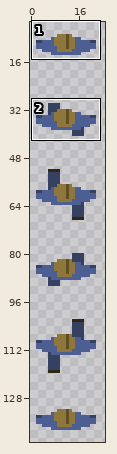
Two states of a sprite sheet, img/char.png. The first picture is a wide view before the edit; the outline marks the close-up.
Close-up. First the earlier version:
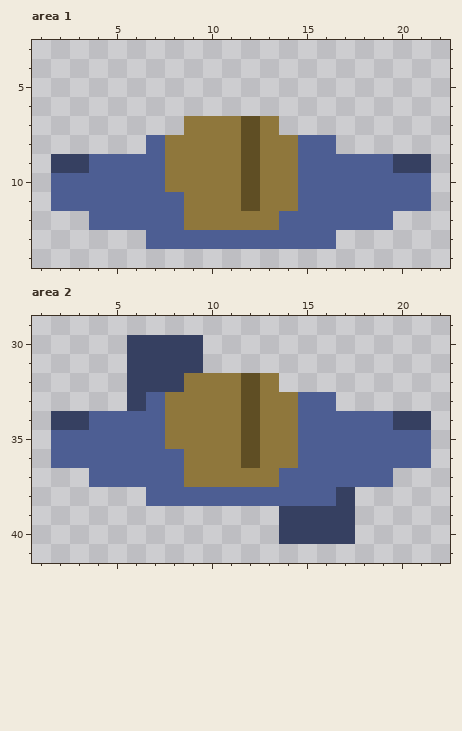
The file is 25x150 pixels. Colours within 5 levels of each other are drawn and written as one. Shown: area 1: x 1..22, y 3..14; area 2: x 1..22, y 29..41. The wide view leaves out empty margins. The commit also changed other parts of the picture, which this record leaves out.
And afterwards:
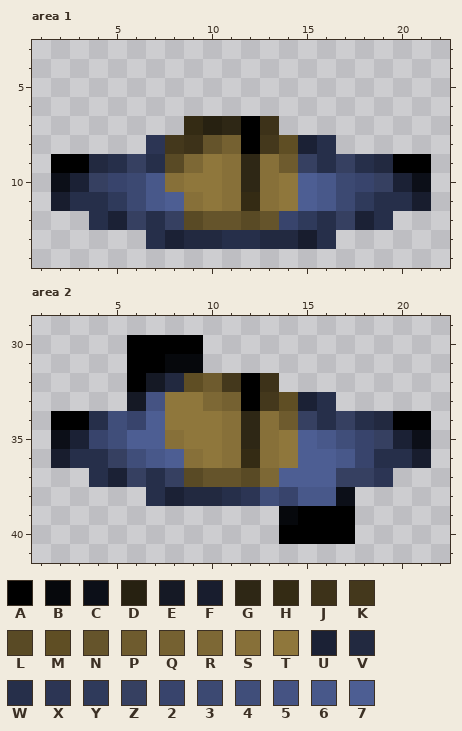
Palette (. is transparent): A #000000  B #06080c  C #0c0f18  D #272111  E #151925  F #181d2e  G #2e2715  H #342b14  J #3d3219  K #44381c  L #594a25  M #5f4e24  N #65542b  P #6e5b2e  Q #756131  R #7d6835  S #877039  T #8f773c  U #1b2135  V #222940  W #262f4a  X #2c3554  Y #2f3a5b  Z #364061  2 #38446c  3 #3c4972  4 #404e7a  5 #455383  6 #48588a  7 #4d5e93
Difference:
Changed rows in their new state; - is an unchanged pixel.
Area 1:
first column x 2:
 7 -------HDGAJ--------
 8 -----XKJNQAKMUW-----
 9 AAVWZWLR-SGSPZWZWVAA
10 CUZ236S--SGS--632ZUC
11 FWWY36-S-SHS--63YWWF
12 --WUZWZLNNLN2YWZUW--
13 -----WUVVWWVVFW-----
Area 2:
first column x 2:
30 ----AAAA------------
31 ----AABB------------
32 ----AEVMPKAJ--------
33 ----E5--RQAKMUW-----
34 AAW42----SGSPZWZWVAA
35 CU24--S--SGS--642ZUC
36 FWWZ46-S-SHS---62WWF
37 --WUZWZLNNLR---ZZX--
38 -----WUVVWX4266C----
39 ------------BAAA----
40 ------------AAAA----
Boxes around the changes in both close-ups, in picture pixels (x1, y1, x2, y2):
changed: (51, 116, 431, 249)
changed: (51, 335, 431, 544)
